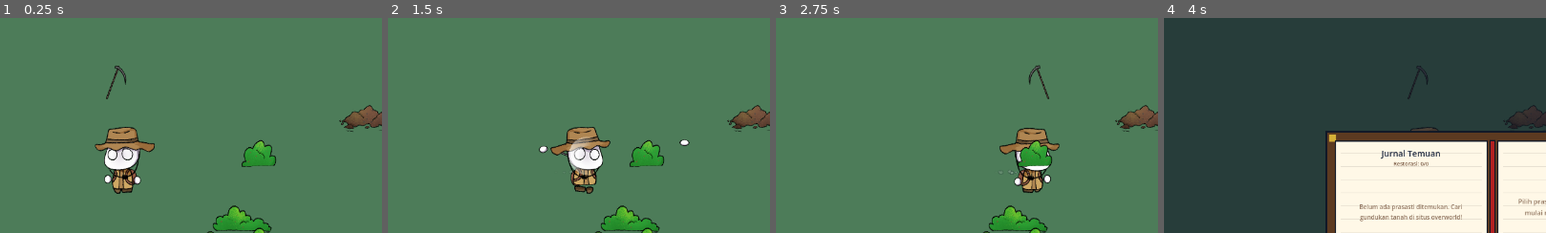
Above: before the commit, frames 1-4 (left to right).
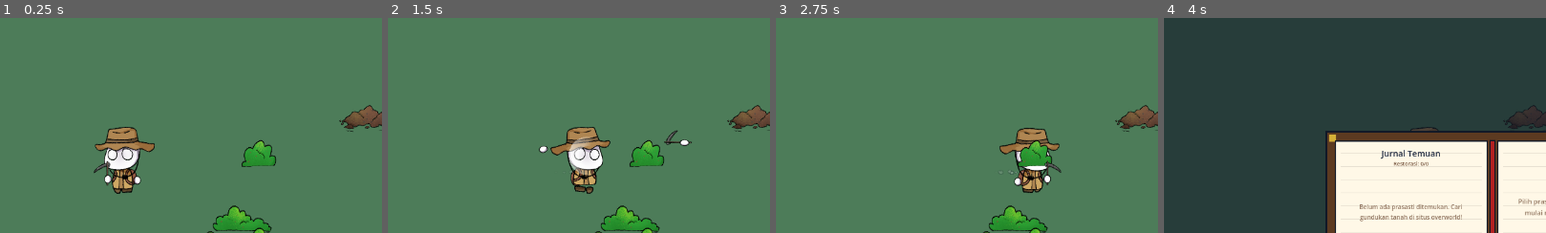
Above: after the commit, the same moments.

Repository: Akabim/arkeolog
Game: Godot game, scene res://src/core/main.tscn
Two runs of this game, one before a commit and one after it. Both use one fixed random seed, a clock stepped at 60 frames per second and the inputs below.
Inputs (mouse positions are % of the whole screen's width and height, from its top left):
- Up to frame 1 (0.25 s): no input
- Up to frame 2 (1.5 s): tap Enter (ui_accept) at 0.5, 0.77 s; move the mouse to (72, 45) at 0.52 s; hold D (move_right) 0.53-1.25 s; hold E (interact) 0.53-1.25 s; click (72, 45) at 0.67 s; drag from (30, 55) to (80, 74) at 1.27 s
- Up to frame 3 (2.75 s): move the mouse to (60, 28) at 2.02 s; hold D (move_right) from 2.03 s (still down); tap Space at 2.1 s
- Up to frame 4 (4 s): release D (move_right) at 2.75 s; drag from (45, 70) to (80, 74) at 2.77 s; tap Enter (ui_accept) at 3.5, 3.77 s; move the mouse to (80, 65) at 3.52 s; hold A (move_left) from 3.53 s (still down); tap I at 3.6 s
The pictures show only the part of the screen within x 7-57%, y 3-53%; the shares and areas given below are measured in that part.

The runs differ from the first frame. In frame 1, 0.3% of the frame differs, in the area x 24-33%, y 22-79%; in frame 2, 0.1%; in frame 3, 0.3%; in frame 4, less than 0.1%.

Commit message:
Set z_index = 2 on HandL in player.tscn so that tools held in the left hand (like the scythe) render behind the hand but on top of the head/face

Diff:
--- a/src/entities/player/player.tscn
+++ b/src/entities/player/player.tscn
@@ -9,9 +9,9 @@
 [ext_resource type="Texture2D" uid="uid://dmyrsfombd4rb" path="res://assets/textures/player/Char depan/Kepala.png" id="7_p2qdy"]
 [ext_resource type="Texture2D" uid="uid://cf1ryiq56iq2f" path="res://assets/textures/player/Char depan/Topi.png" id="8_lqdhu"]
 [ext_resource type="Texture2D" uid="uid://c2x6c72uta7dd" path="res://assets/textures/player/Tools/sekop.png" id="8_n7e5a"]
+[ext_resource type="Texture2D" uid="uid://pd5nhi5vwv8p" path="res://assets/textures/player/Tools/sabit baru.png" id="9_3c4mh"]
 [ext_resource type="Texture2D" uid="uid://boqttln8j6gp3" path="res://assets/textures/player/Char depan/tangan kiri.png" id="9_t8d2k"]
 [ext_resource type="Texture2D" uid="uid://5impdxm6f3uo" path="res://assets/textures/player/Char depan/tangan kanan.png" id="10_yi0df"]
-[ext_resource type="Texture2D" uid="uid://iv8tnmogsfyv" path="res://assets/textures/player/Tools/scythe.png" id="11_scythe"]
 [ext_resource type="Script" uid="uid://db3f2fenej1kc" path="res://src/entities/player/slash_arc.gd" id="12_slash_arc"]
 
 [sub_resource type="CircleShape2D" id="CircleShape2D_player"]
@@ -828,6 +828,7 @@
 texture = ExtResource("6_3c4mh")
 
 [node name="HandL" type="Sprite2D" parent="Visual/Badan" unique_id=2070089238]
+z_index = 2
 position = Vector2(-124, -135)
 texture = ExtResource("9_t8d2k")
 centered = false
@@ -840,9 +841,8 @@
 
 [node name="Scythe" type="Sprite2D" parent="Visual/Badan/HandL" unique_id=1165311711]
 show_behind_parent = true
-position = Vector2(-150, -195)
-rotation = -0.7
-texture = ExtResource("11_scythe")
+position = Vector2(-120.44445, -0.5555525)
+texture = ExtResource("9_3c4mh")
 centered = false
 
 [node name="Pickaxe" type="Sprite2D" parent="Visual/Badan/HandL" unique_id=1165311712]
